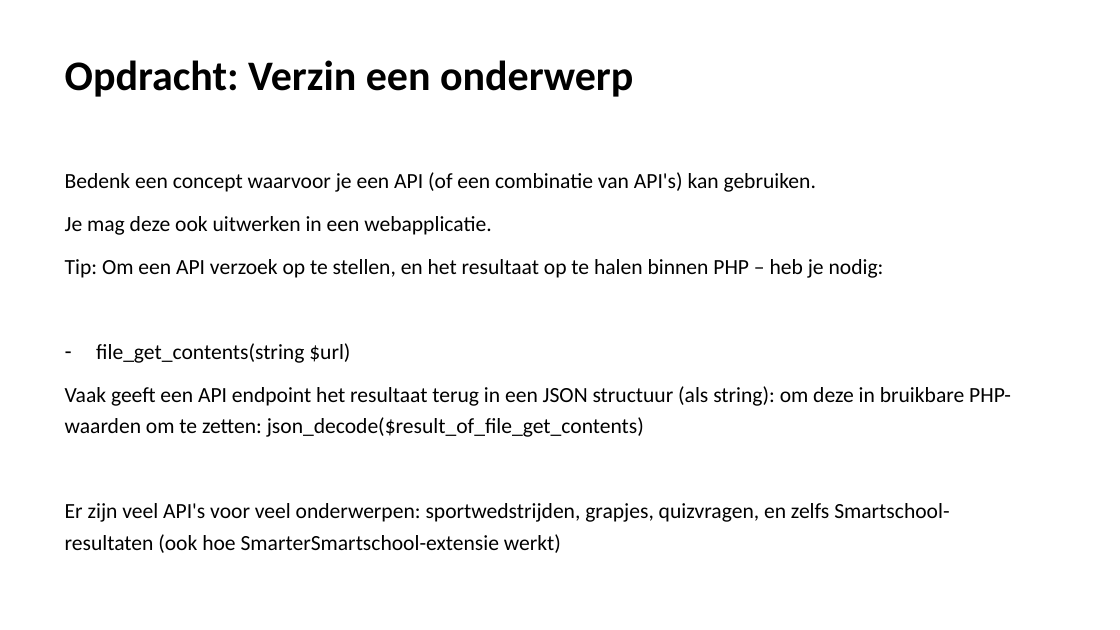
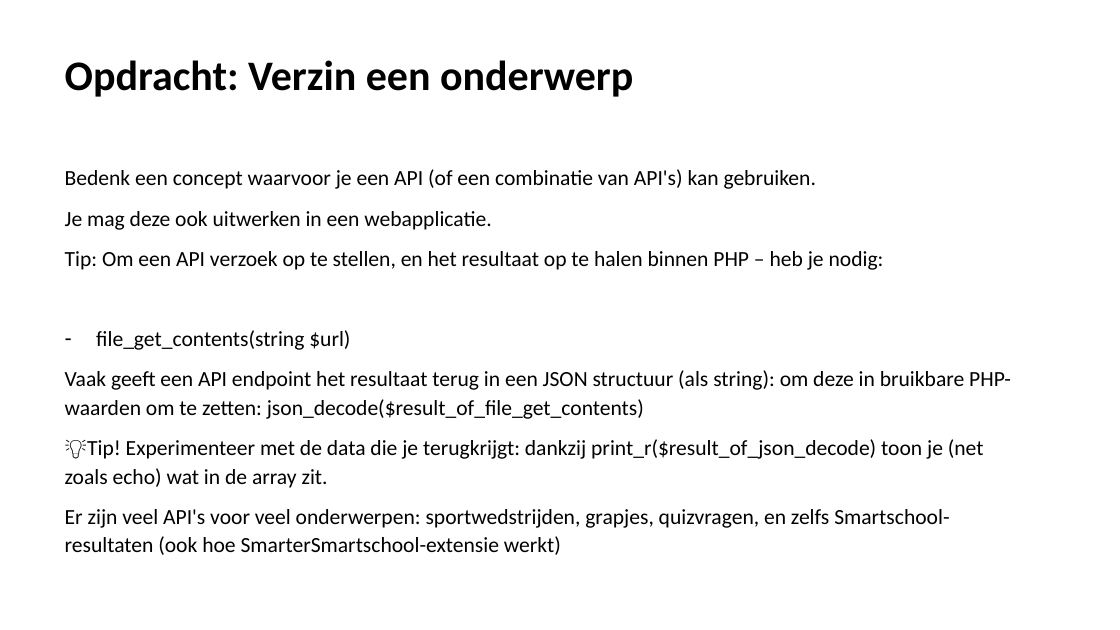
Before and after one commit to Jarnster/ICW-Webdesign-PHP, a slide deck: slide 4 of H4 - Application Programming Interfaces/Presentatie/H4 Application Programming Interfaces - Dynamische Websites.pptx. Drawn at 1120x630 pixels with LibreOffice and Linux fonts; fonts in the diff are those of the drawing. Boxes give left, top, right and bottom in pixels: in the first picture for what was removed or moved away, otherwise in the second. Text is boxed around its words. In the diff, an @@ line names an element or a change of style, - is before the commit and + after.

```diff
--- a/H4 - Application Programming Interfaces/Presentatie/H4 Application Programming Interfaces - Dynamische Websites.pptx
+++ b/H4 - Application Programming Interfaces/Presentatie/H4 Application Programming Interfaces - Dynamische Websites.pptx
@@ text at <box>65,169,1011,555</box>: line spacing 1.2 to 1.1 @@
@@ text at <box>65,439,984,488</box>: paragraph added @@
+💡Tip! Experimenteer met de data die je terugkrijgt: dankzij print_r($result_of_json_decode) toon je (net zoals echo) wat in de array zit.
```
Also in this commit, not shown: 1 slide added.
